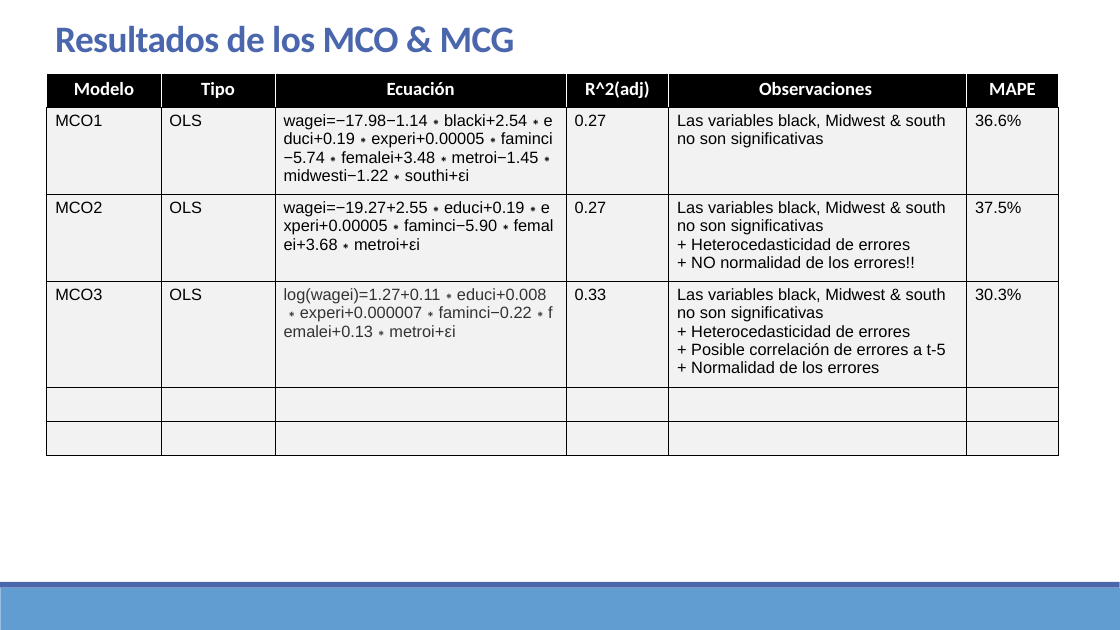
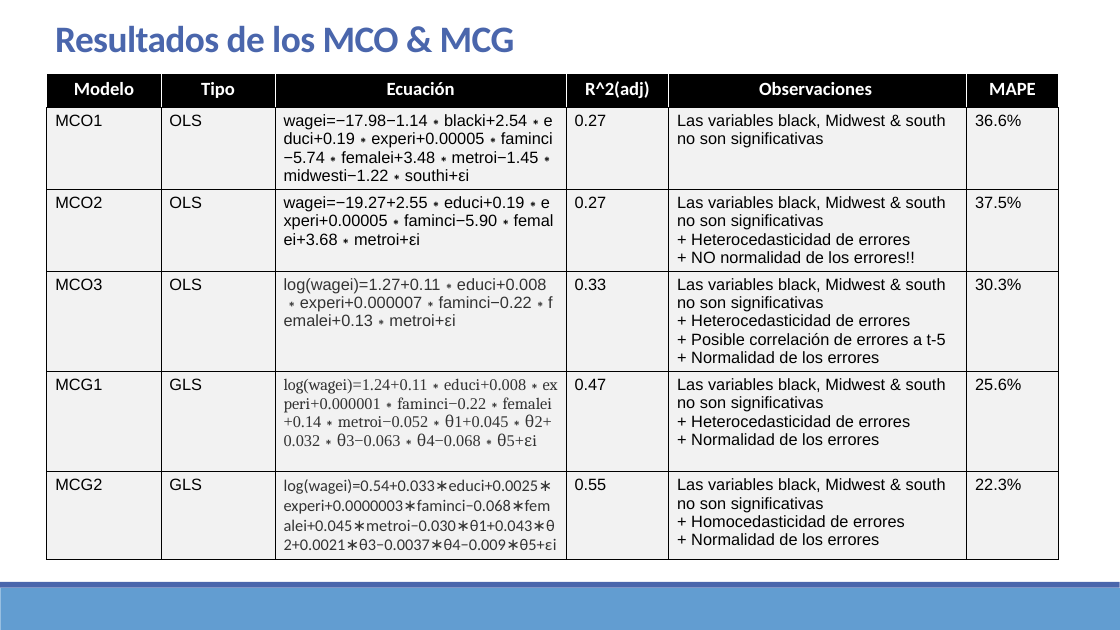
Before and after one commit to Sergio-Ibarra-1795/MIS_Regresion_GitHub, a slide deck: slide 18 of Mod_Lineales_Examen_a_casa_v1_1.pptx (slide 15 before the commit). Drawn at 1120x630 pixels with LibreOffice and Linux fonts; fonts in the diff are those of the drawing. Boxes give left, top, right and bottom in pixels: in the first picture for what was removed or moved away, otherwise in the second. Text is boxed around its words. In the diff, an @@ line names an element or a change of style, - is before the commit and + after.

```diff
--- a/Mod_Lineales_Examen_a_casa_v1_1.pptx
+++ b/Mod_Lineales_Examen_a_casa_v1_1.pptx
@@ table at box(47, 73, 1059, 581) @@
-row 5:  |  |  |  |  | 
+row 5: MCG1 | GLS | log(wagei)=1.24+0.11∗educi+0.008∗experi+0.000001∗faminci−0.22∗femalei+0.14∗metroi−0.052∗θ1+0.045∗θ2+0.032∗θ3−0.063∗θ4−0.068∗θ5+εi | 0.47 | Las variables black, Midwest & south no son significativas / + Heterocedasticidad de errores / + Normalidad de los errores | 25.6%
-row 6:  |  |  |  |  | 
+row 6: MCG2 | GLS | log(wagei)=0.54+0.033∗educi+0.0025∗experi+0.0000003∗faminci−0.068∗femalei+0.045∗metroi−0.030∗θ1+0.043∗θ2+0.0021∗θ3−0.0037∗θ4−0.009∗θ5+εi | 0.55 | Las variables black, Midwest & south no son significativas / + Homocedasticidad de errores / + Normalidad de los errores | 22.3%
```
Also in this commit, not shown: 4 other slides changed, 3 slides added, 2 other files.
